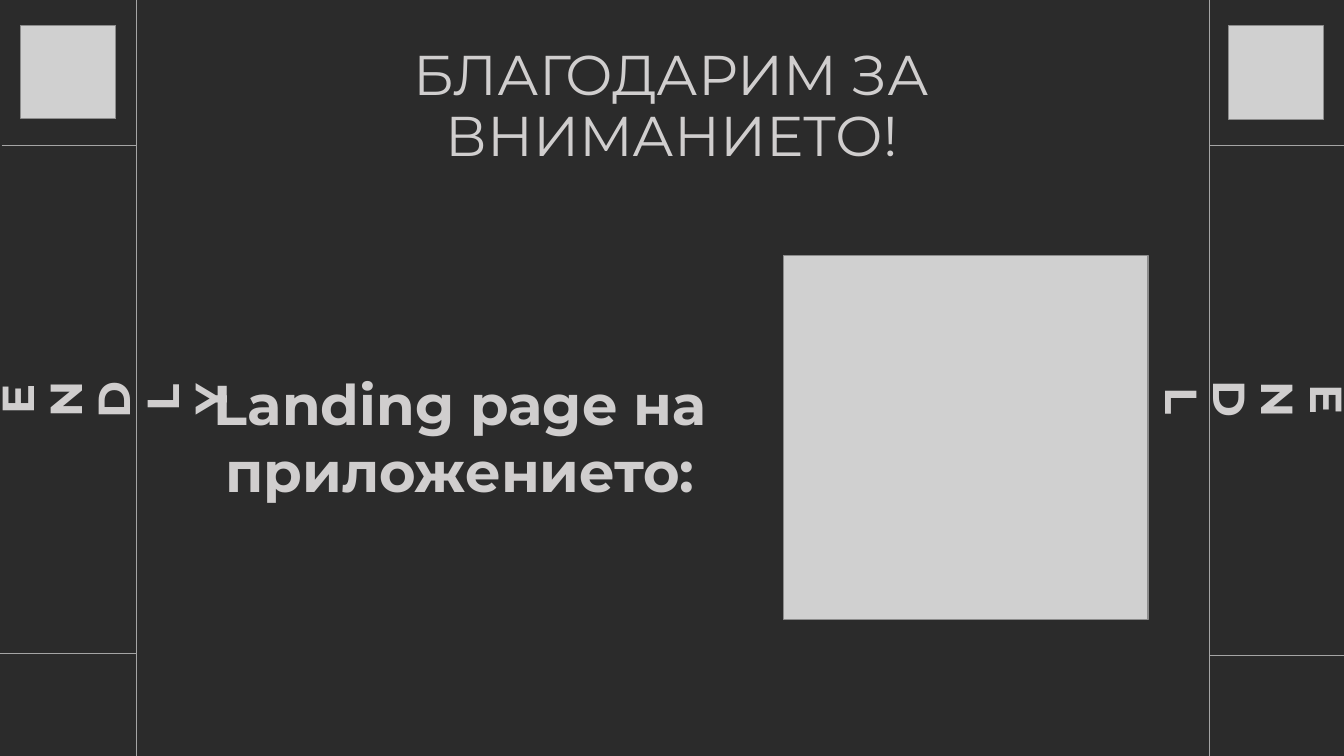
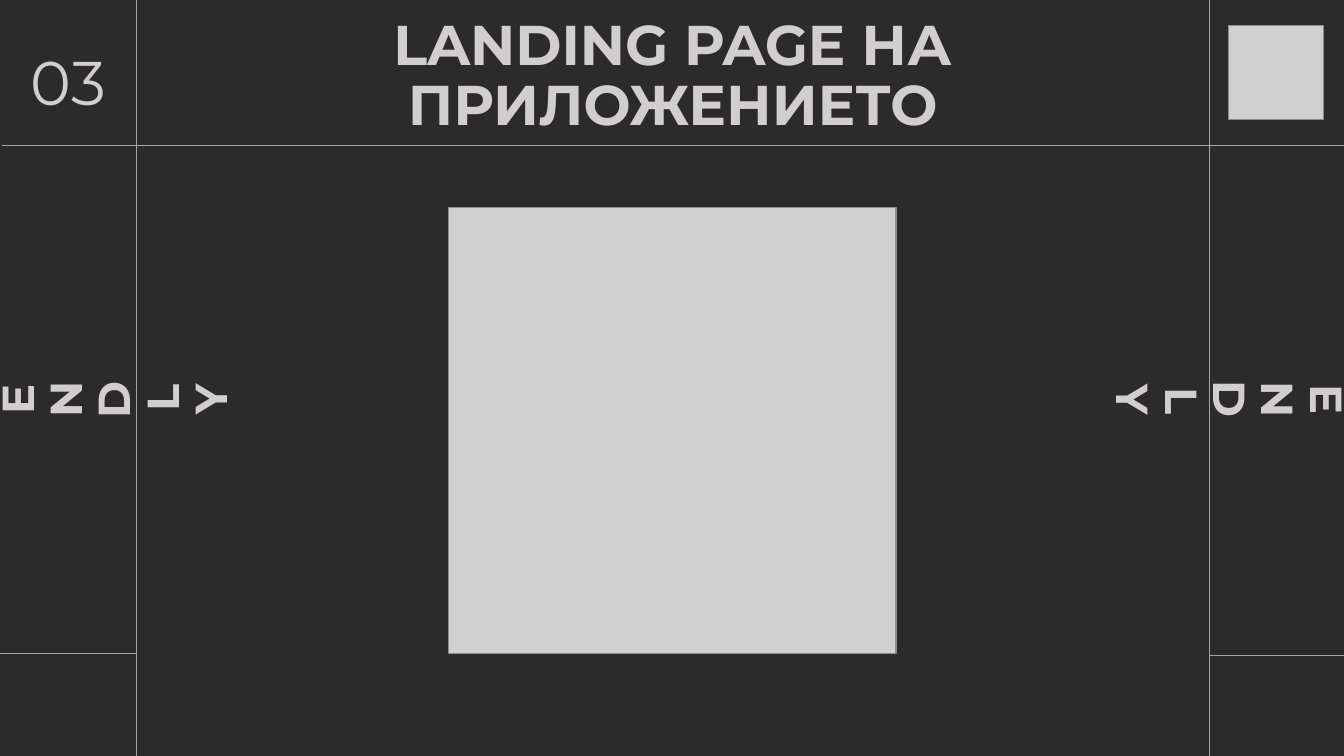
Before and after one commit to BRMilev22/spendly-mobile, a slide deck: slide 5 of docx/Spendly.pptx (slide 6 before the commit). Drawn at 1344x756 pixels with LibreOffice and Linux fonts; fonts in the diff are those of the drawing; grey boxes stand for pictures; background and template pictures are left out; a plain dark background stands for a picture behind light text. Boxes give left, top, right and bottom in pixels: in the first picture for what was removed or moved away, otherwise in the second. Text is boxed around its words. In the diff, an @@ line names an element or a change of style, - is before the commit and + after.

Commit message:
Update presentation

```diff
--- a/docx/Spendly.pptx
+++ b/docx/Spendly.pptx
@@ picture removed at (21,25,116,119) @@
@@ text at (393,25,951,126): text changed @@
-Landing page на приложението:
+LANDING PAGE НА ПРИЛОЖЕНИЕТО
@@ text removed at (414,55,929,157) @@
-БЛАГОДАРИМ ЗА ВНИМАНИЕТО!
@@ text added at (31,61,106,106), 44 pt, text #D0CECE @@
+03
@@ line added from (136, 145) to (1209, 145), #A5A5A5 0.5 pt @@
@@ picture: place and size @@
-picture at (783,255,1147,619)
+picture at (449,207,896,653)
```
Also in this commit, not shown: 3 other slides changed, 2 slides added, 2 other files.
